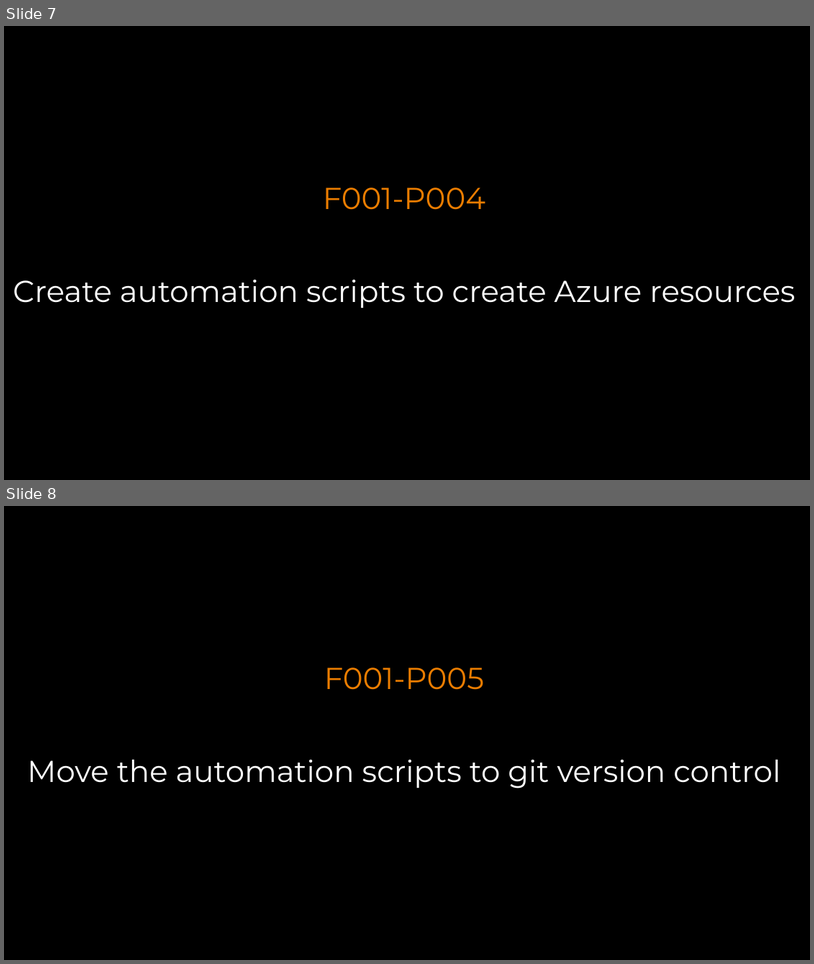
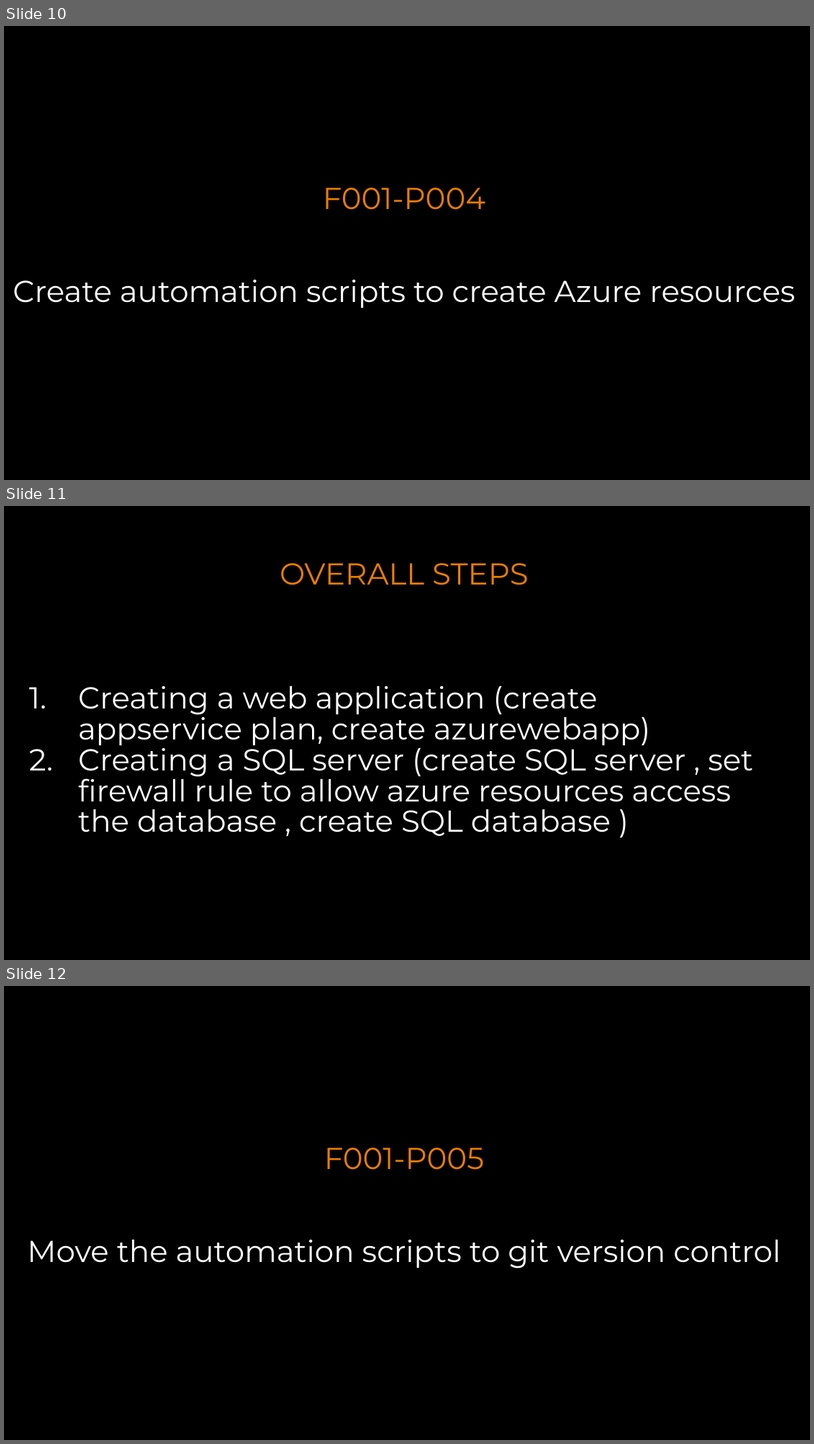
Before and after one commit to gourav8jain/Test-GDBC-2018, a slide deck: Challenges.pptx. Shown one above the other, each under a label of ours: slides 7 and 8 before the commit, slides 10, 11 and 12 after it. The pictures are 814x964 and 814x1444 pixels, drawn with LibreOffice and Linux fonts; fonts in the diff are those of the drawing; background and template pictures are left out. Boxes give left, top, right and bottom in pixels: in the first picture for what was removed or moved away, otherwise in the second. Text is boxed around its words. In the diff, an @@ line names an element or a change of style, - is before the commit and + after.

```diff
--- a/Challenges.pptx
+++ b/Challenges.pptx
@@ slide 11 added at [4, 506, 810, 960], background picture (left out) @@
@@ text added at [280, 563, 529, 585], 36 pt, text #EB7D00 @@
+OVERALL STEPS
@@ text added at [78, 686, 754, 836], 36 pt, text #FFFFFF @@
+1. Creating a web application (create appservice plan, create azurewebapp)
+2. Creating a SQL server (create SQL server , set firewall rule to allow azure resources access the database , create SQL database )
@@ what was slide 7 is now slide 10 @@
@@ what was slide 8 is now slide 12 @@
```
Also in this commit, not shown: 6 slides changed, 16 other slides added, 1 slide removed, 1 other file.
